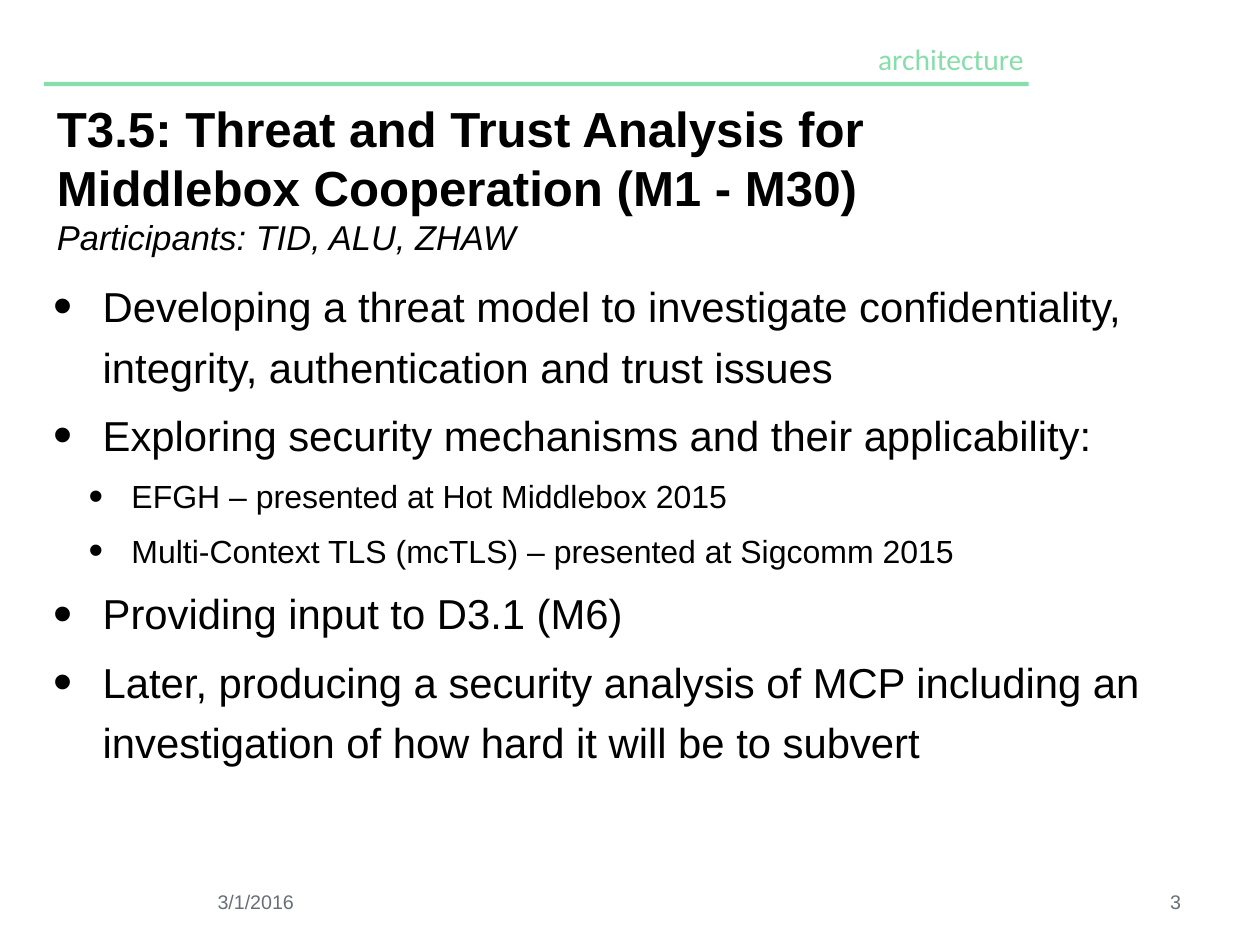
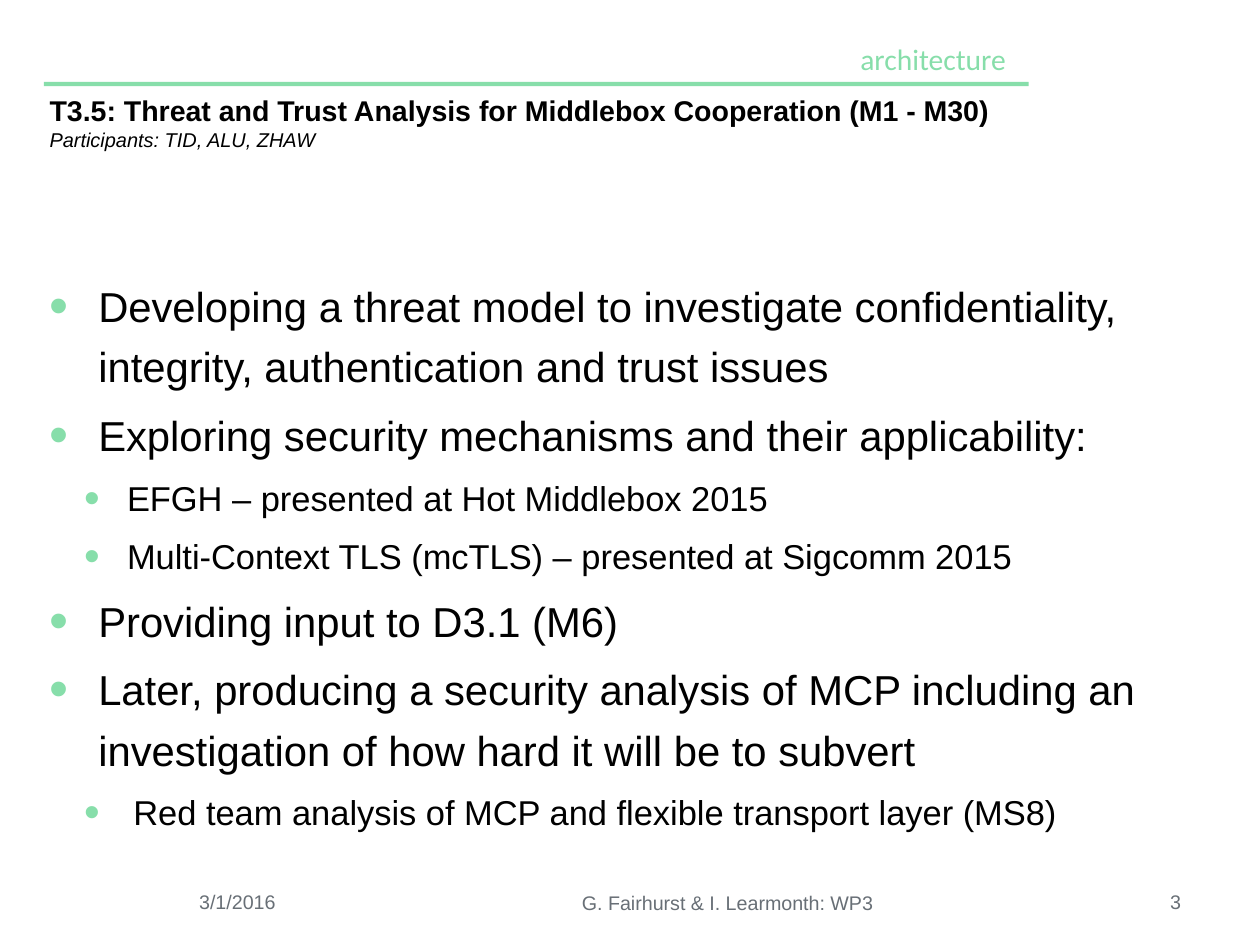
Before and after one commit to mami-project/roadshows, a slide deck: slide 3 of kickoff/wp3-eu-summary.pptx. Drawn at 1260x945 pixels with LibreOffice and Linux fonts; fonts in the diff are those of the drawing; background and template pictures are left out. Boxes give left, top, right and bottom in pixels: in the first picture for what was removed or moved away, otherwise in the second. Text is boxed around its words. In the diff, an @@ line names an element or a change of style, - is before the commit and + after.

```diff
--- a/kickoff/wp3-eu-summary.pptx
+++ b/kickoff/wp3-eu-summary.pptx
@@ text "architecture": place and size @@
-text "architecture" at [878,49,1023,70]
+text "architecture" at [860,49,1005,70]
@@ title "T3.5: Threat and Trust Analysis ..." at [50,100,989,151]: size 40 to 23.2 pt in "T3.5: Threat and Trust Analysis for Middlebox ..."; size 28 to 16.2 pt in "Participants: TID, ALU, ZHAW" @@
@@ text at [98,291,1135,774]: size 26 to 28 pt in "EFGH – presented at Hot Middlebox 2015", "Multi-Context TLS (mcTLS) – presented at Sigcomm ..."; bullet colour #000000 to #87DEAA @@
@@ text at [133,800,1057,832]: paragraph added @@
+  • Red team analysis of MCP and flexible transport layer (MS8)
@@ text "3/1/2016" at [199,894,275,909]: alignment centre to left @@
@@ text added at [582,895,873,910], 16 pt, text #686F76 @@
+G. Fairhurst & I. Learmonth: WP3
```
Also in this commit, not shown: 3 other slides changed.
